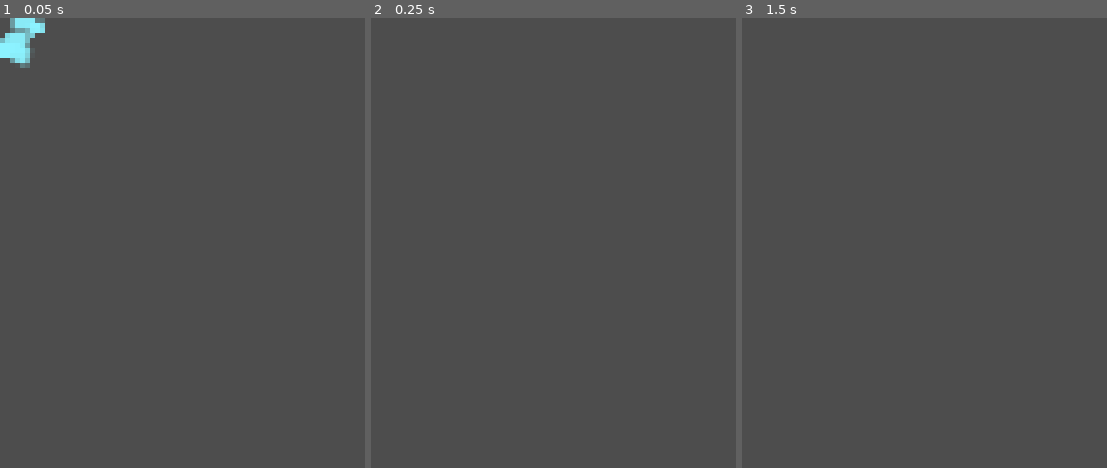
Above: before the commit, frames 1-3 (left to right).
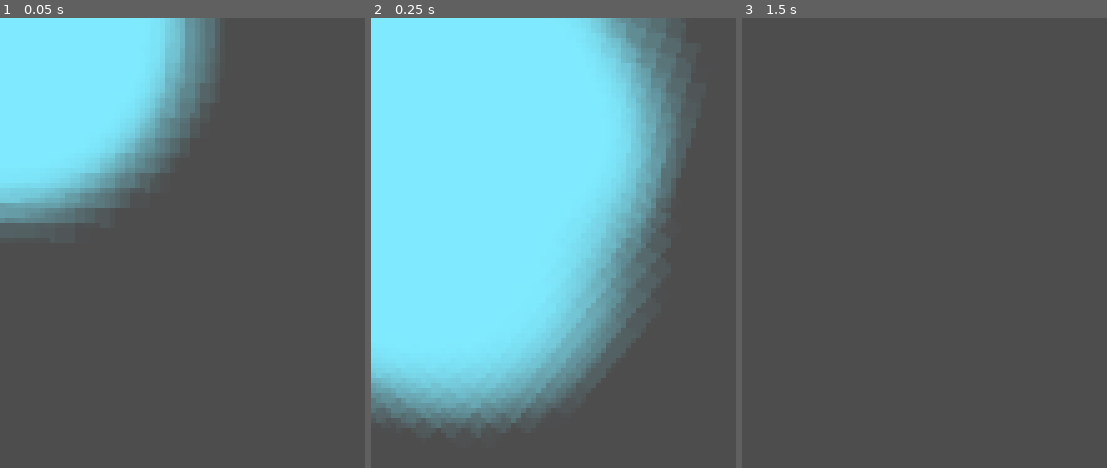
Above: after the commit, the same moments.

Repository: qingzhixing/plane-war
Game: Godot game, scene res://scenes/vfx/GrazeSpark.tscn
Same seed, same stepped clock (60 frames per second), same inputs: the game is played once before the commit and once after it. This scene is started directly instead of the project's main scene. Sound files missing from this copy of the repository are replaced by a short silence.
Inputs (mouse positions are in pixels of both pictures, inside the frame that each line leads up to):
- Up to frame 1 (0.05 s): no input
- Up to frame 2 (0.25 s): no input
- Up to frame 3 (1.5 s): tap Enter at 0.5 s; move the mouse to (outside the picture) at 0.52 s; hold D 0.53-1.25 s; tap P at 0.6 s; click (outside the picture) at 0.67 s; tap Space at 0.77, 1.25 s; drag from (outside the picture) to (outside the picture) at 1.27 s

The runs differ from the first frame. In frame 1, 22% of the frame differs, in the area x 0-59%, y 0-46%; in frame 2, 68%, in the area x 0-88%, y 0-92%; in frame 3, nothing differs.

Commit message:
🐛 FIX: 擦弹特效 Android 可见(贴图+restart+deferred)
Made-with: Cursor

Diff:
--- a/scenes/vfx/GrazeSpark.tscn
+++ b/scenes/vfx/GrazeSpark.tscn
@@ -1,22 +1,36 @@
-[gd_scene load_steps=2 format=3]
+[gd_scene load_steps=4 format=3 uid="uid://grazesparkvfx01"]
 
 [ext_resource type="Script" path="res://scripts/graze_spark.gd" id="1"]
 
+[sub_resource type="Gradient" id="Gradient_graze"]
+offsets = PackedFloat32Array(0, 0.45, 1)
+colors = PackedColorArray(1, 1, 1, 1, 1, 1, 1, 0.85, 1, 1, 1, 0)
+
+[sub_resource type="GradientTexture2D" id="GradientTexture2D_graze"]
+gradient = SubResource("Gradient_graze")
+width = 24
+height = 24
+fill = 1
+fill_from = Vector2(0.5, 0.5)
+fill_to = Vector2(1, 0.5)
+
 [node name="GrazeSpark" type="CPUParticles2D"]
-z_index = 30
+z_index = 80
+z_as_relative = false
 emitting = false
-amount = 14
-lifetime = 0.22
+amount = 18
+lifetime = 0.28
 one_shot = true
-explosiveness = 0.92
-randomness = 0.35
+explosiveness = 0.9
+randomness = 0.4
 direction = Vector2(0, -1)
 spread = 180.0
-initial_velocity_min = 120.0
-initial_velocity_max = 320.0
-angular_velocity_min = -400.0
-angular_velocity_max = 400.0
-scale_amount_min = 3.0
-scale_amount_max = 7.0
-color = Color(0.55, 0.95, 1, 0.95)
+initial_velocity_min = 100.0
+initial_velocity_max = 280.0
+angular_velocity_min = -360.0
+angular_velocity_max = 360.0
+scale_amount_min = 2.5
+scale_amount_max = 6.0
+color = Color(0.5, 0.92, 1, 1)
+texture = SubResource("GradientTexture2D_graze")
 script = ExtResource("1")
--- a/scripts/graze_spark.gd
+++ b/scripts/graze_spark.gd
@@ -1,6 +1,11 @@
 extends CPUParticles2D
+## 显式贴图 + restart，避免 Android GLES 上无贴图粒子不可见；one_shot 在部分机型需 restart 才播
 
 
 func _ready() -> void:
+	visible = true
+	show_behind_parent = false
+	# 确保 one_shot 从第一帧开始播
+	restart()
 	emitting = true
-	get_tree().create_timer(0.45).timeout.connect(queue_free)
+	get_tree().create_timer(0.55).timeout.connect(queue_free)
--- a/scripts/player_graze_area.gd
+++ b/scripts/player_graze_area.gd
@@ -58,15 +58,23 @@
 			_last_vfx_ms.erase(k)
 
 
-## 特效固定从玩家中心发出（GrazeArea 与判定点同心）
+## 特效从玩家中心发出；deferred 入树避免个别 Android 帧序问题
 func _spawn_graze_vfx() -> void:
 	var parent := get_tree().current_scene
 	if parent == null:
+		return
+	call_deferred("_deferred_graze_vfx", parent, global_position)
+
+
+func _deferred_graze_vfx(parent: Node, pos: Vector2) -> void:
+	if not is_instance_valid(parent):
 		return
 	var vfx := _GRAZE_VFX.instantiate() as Node2D
 	if vfx == null:
 		return
 	parent.add_child(vfx)
-	vfx.global_position = global_position
+	vfx.global_position = pos
 	if vfx is CPUParticles2D:
-		(vfx as CPUParticles2D).emitting = true
+		var cp := vfx as CPUParticles2D
+		cp.restart()
+		cp.emitting = true
